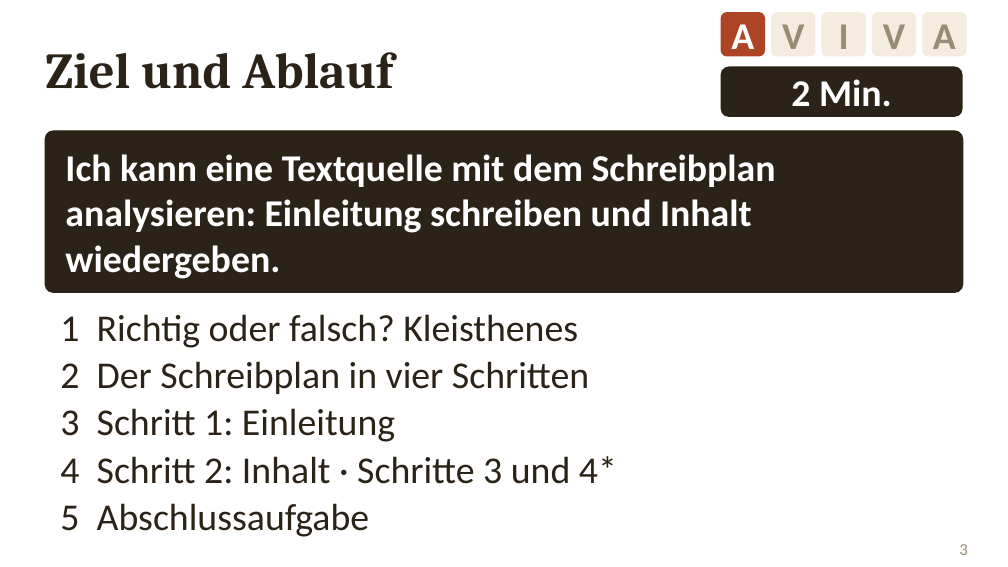
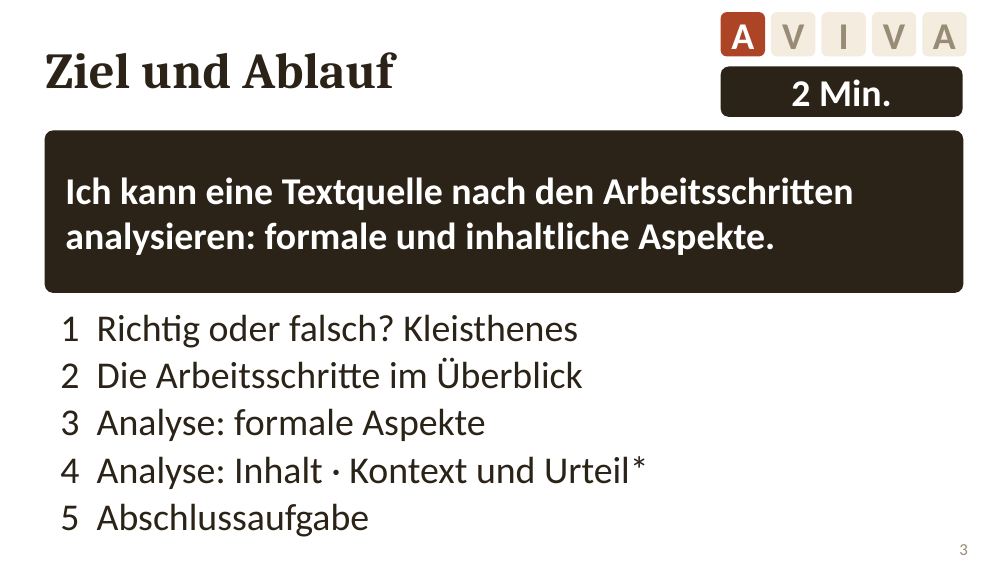
Before and after one commit to golzkonstantin-gif/Schule, a slide deck: slide 3 of Geschichte_11/Doppelstunde_Test_Quellenanalyse/Folien_Quellenanalyse.pptx. Drawn at 1008x567 pixels with LibreOffice and Linux fonts; fonts in the diff are those of the drawing. Boxes give left, top, right and bottom in pixels: in the first picture for what was removed or moved away, otherwise in the second. Text is boxed around its words. In the diff, an @@ line names an element or a change of style, - is before the commit and + after.

```diff
--- a/Geschichte_11/Doppelstunde_Test_Quellenanalyse/Folien_Quellenanalyse.pptx
+++ b/Geschichte_11/Doppelstunde_Test_Quellenanalyse/Folien_Quellenanalyse.pptx
@@ text at [65, 177, 854, 255]: text changed @@
-Ich kann eine Textquelle mit dem Schreibplan analysieren: Einleitung schreiben und Inhalt wiedergeben.
+Ich kann eine Textquelle nach den Arbeitsschritten analysieren: formale und inhaltliche Aspekte.
@@ text at [60, 357, 582, 389]: text changed @@
-2 Der Schreibplan in vier Schritten
+2 Die Arbeitsschritte im Überblick
@@ text at [60, 408, 485, 441]: text changed @@
-3 Schritt 1: Einleitung
+3 Analyse: formale Aspekte
@@ text at [60, 456, 649, 489]: text changed @@
-4 Schritt 2: Inhalt · Schritte 3 und 4*
+4 Analyse: Inhalt · Kontext und Urteil*
```
Also in this commit, not shown: 12 other slides changed, 2 slides added, 14 other files.
